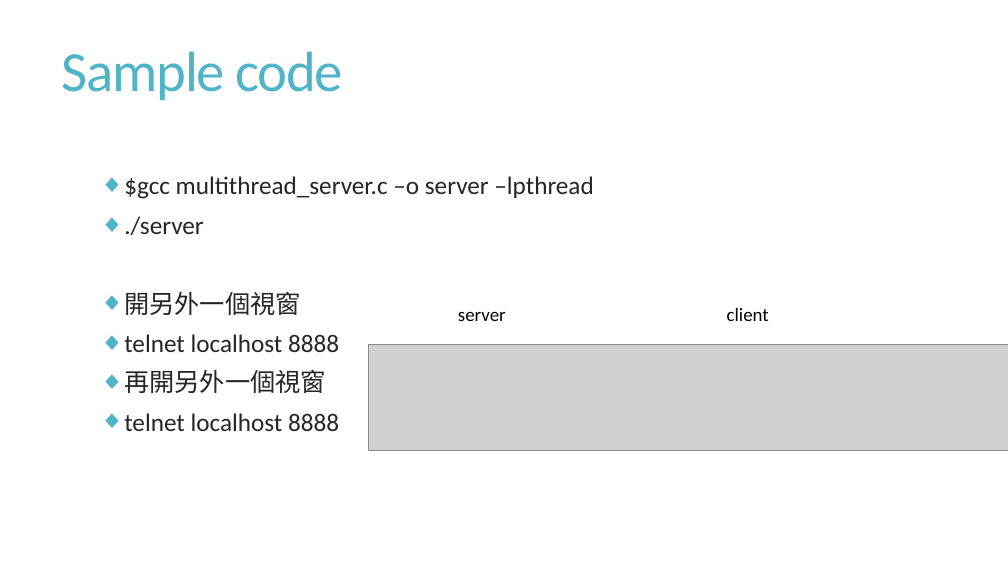
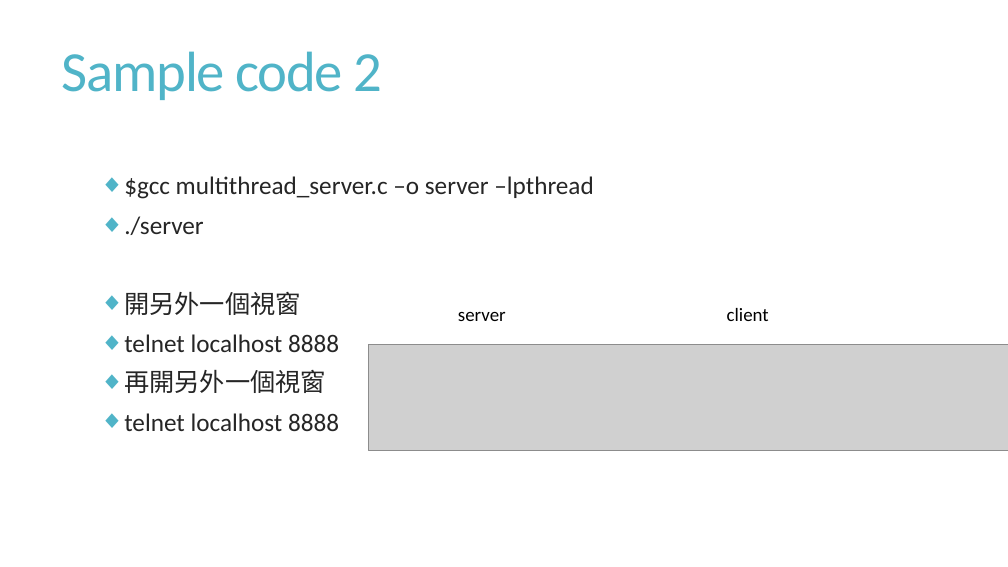
Before and after one commit to BebeShen/NCKU_Course-ComputerCommunication, a slide deck: slide 15 of LABs/lab2/Lab2_introduction.pptx (slide 16 before the commit). Drawn at 1008x567 pixels with LibreOffice and Linux fonts; fonts in the diff are those of the drawing; grey boxes stand for pictures. Boxes give left, top, right and bottom in pixels: in the first picture for what was removed or moved away, otherwise in the second. Text is boxed around its words. In the diff, an @@ line names an element or a change of style, - is before the commit and + after.

```diff
--- a/LABs/lab2/Lab2_introduction.pptx
+++ b/LABs/lab2/Lab2_introduction.pptx
@@ title at <box>62,51,382,100</box>: text changed @@
-Sample code
+Sample code 2
```
Also in this commit, not shown: 3 other slides changed, 1 slide added, 1 slide removed, 7 other files.
